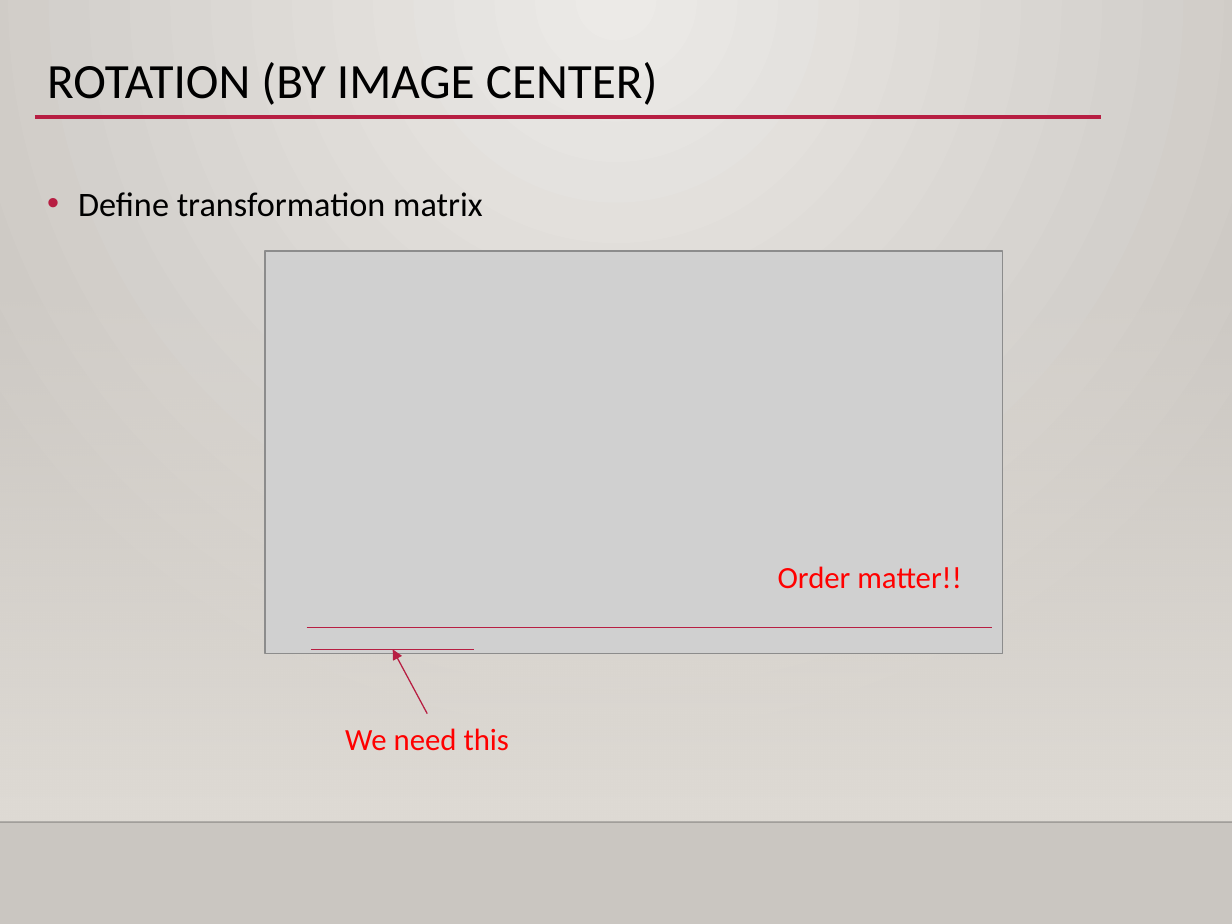
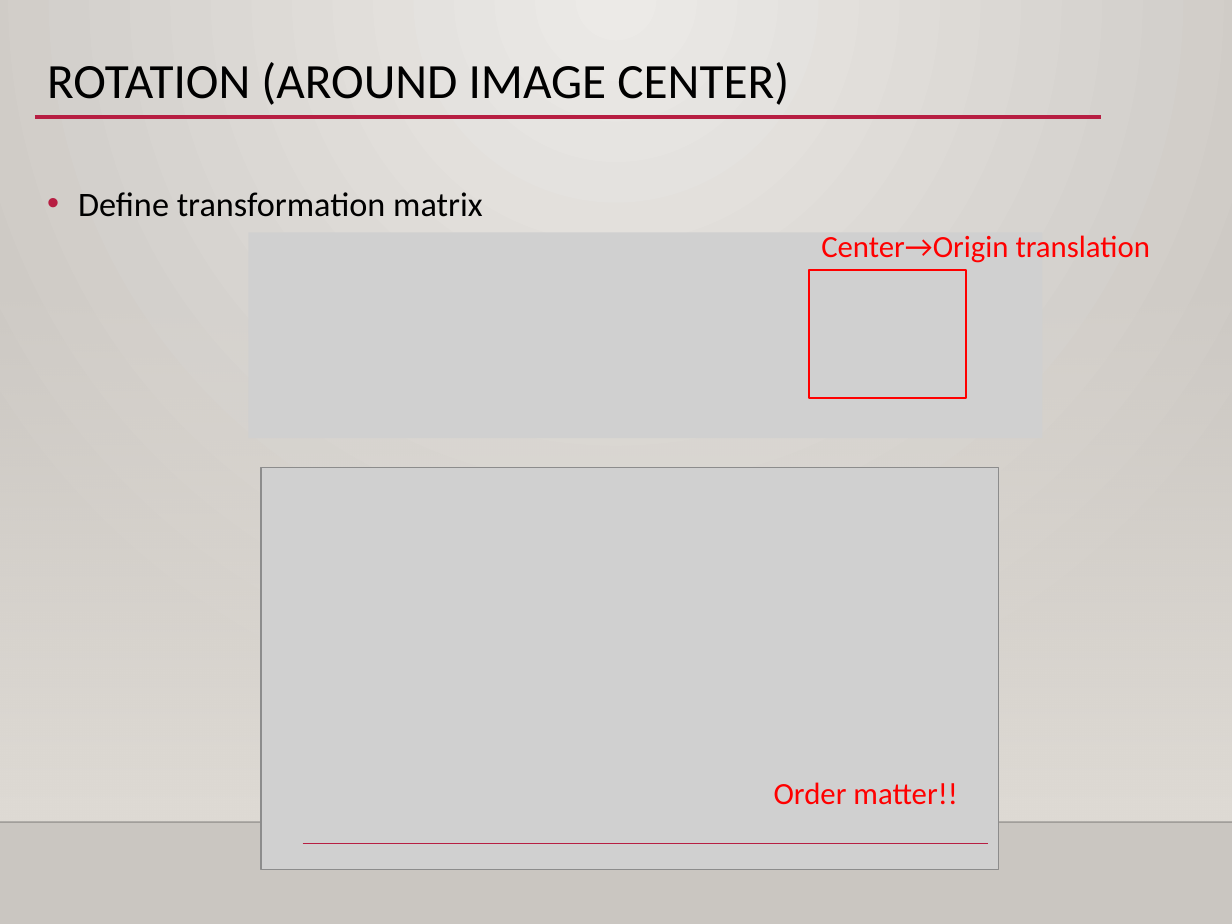
Before and after one commit to jelee2498/SDS, a slide deck: slide 10 of Day1/ex1-2_transformation/ex1-2_transformation.pptx. Drawn at 1232x924 pixels with LibreOffice and Linux fonts; fonts in the diff are those of the drawing; grey boxes stand for pictures; background and template pictures are left out. Boxes give left, top, right and bottom in pixels: in the first picture for what was removed or moved away, otherwise in the second. Text is boxed around its words. In the diff, an @@ line names an element or a change of style, - is before the commit and + after.

```diff
--- a/Day1/ex1-2_transformation/ex1-2_transformation.pptx
+++ b/Day1/ex1-2_transformation/ex1-2_transformation.pptx
@@ title at (47,62,789,105): text changed @@
-ROTATION (BY IMAGE CENTER)
+ROTATION (AROUND IMAGE CENTER)
@@ picture added at (249,233,1042,439) @@
@@ text added at (821,235,1150,263), 18 pt, text #FF0000 @@
+Center→Origin translation
@@ rectangle added at (809,270,966,398), outline #FF0000 1.25 pt @@
@@ line removed from (310, 649) to (474, 649) @@
@@ arrow removed from (428, 713) to (393, 649) @@
@@ text removed at (345,728,510,751) @@
-We need this
@@ 1 picture, 1 text, 1 line: place and size @@
-1 picture, 1 text, 1 line at (265,251,1002,654)
+1 picture, 1 text, 1 line at (261,467,998,870)
```
Also in this commit, not shown: 12 other slides changed, 2 slides added, 13 other files.
